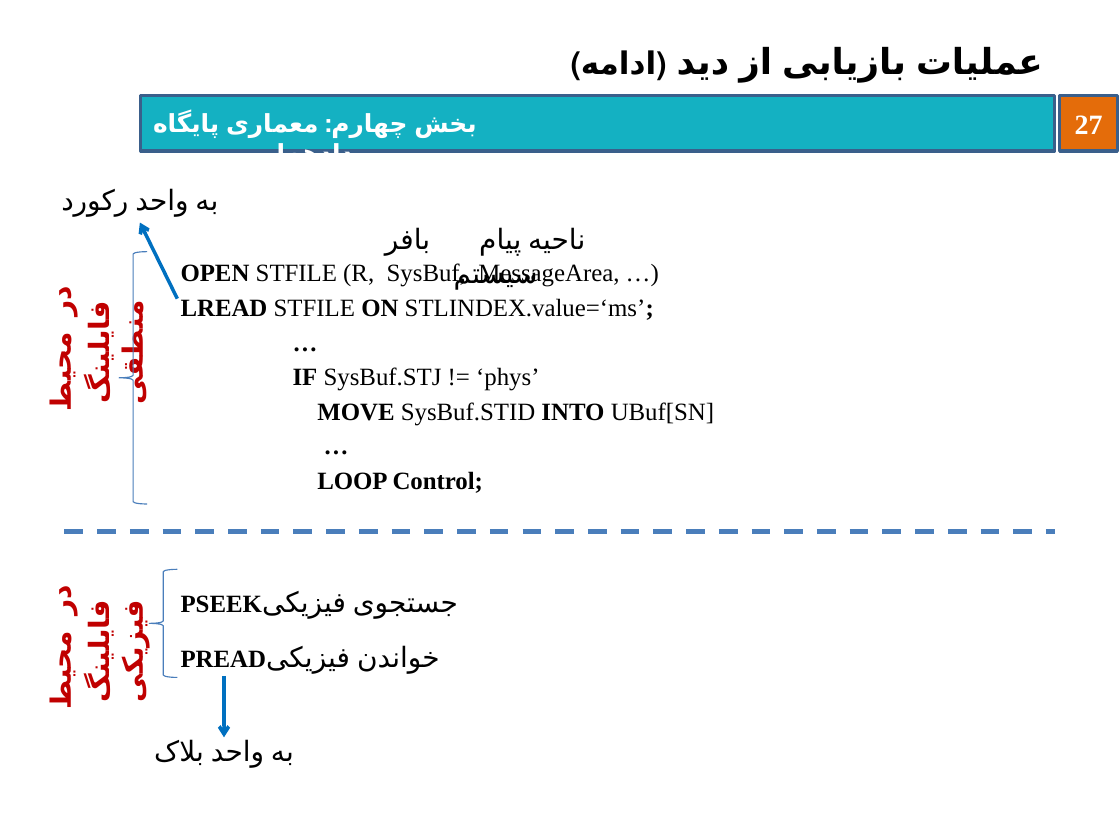
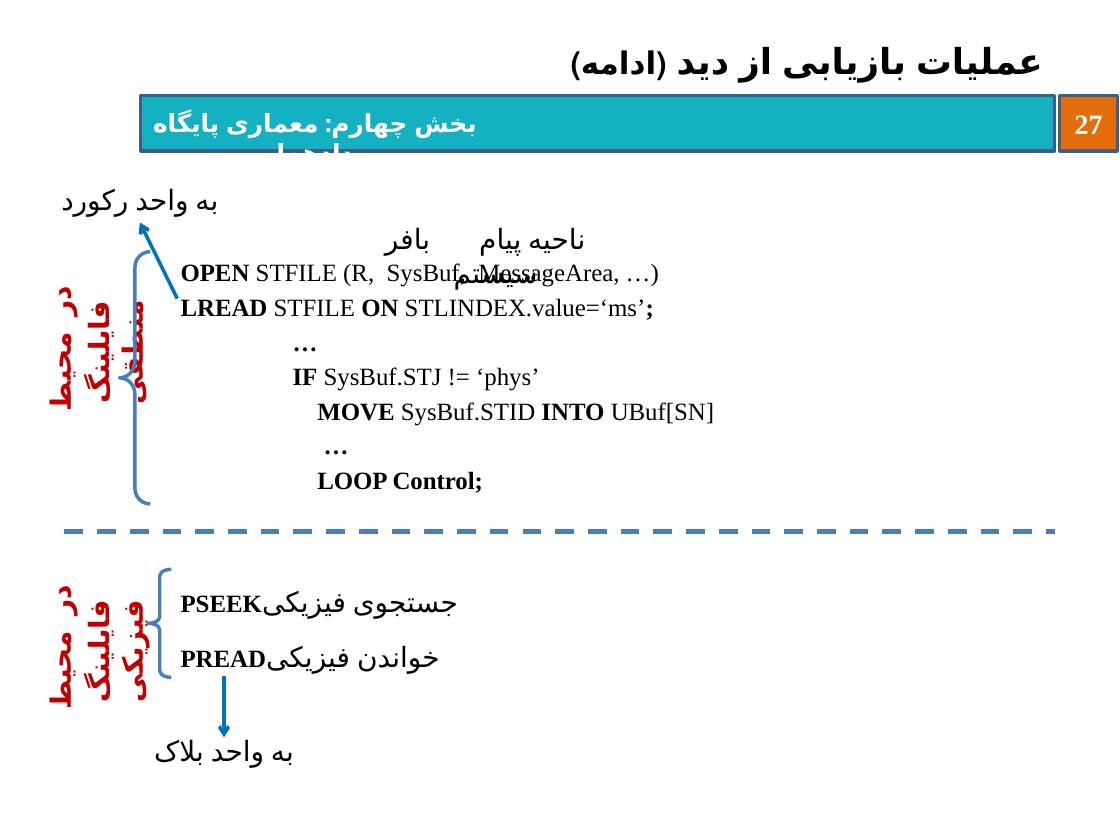
Before and after one commit to behnamhatami/DB-Slides, a slide deck: slide 27 of 4-DB-ArchitectureOfDBs.pptx. Drawn at 1120x840 pixels with LibreOffice and Linux fonts; fonts in the diff are those of the drawing; background and template pictures are left out. Boxes give left, top, right and bottom in pixels: in the first picture for what was removed or moved away, otherwise in the second. Text is boxed around its words. In the diff, an @@ line names an element or a change of style, - is before the commit and + after.

```diff
--- a/4-DB-ArchitectureOfDBs.pptx
+++ b/4-DB-ArchitectureOfDBs.pptx
@@ right brace: place and size @@
-right brace at (119,252,147,504)
+right brace at (120,252,151,504)
@@ right brace at (120,252,151,504): outline #4B7EBC 0.75 pt to #4B7EBC 2.25 pt; proportions changed @@
@@ right brace at (148,569,171,678): outline #4B7EBC 0.75 pt to #4B7EBC 2.25 pt; proportions changed @@
@@ right brace: place and size @@
-right brace at (149,569,177,678)
+right brace at (148,569,171,678)
```
Also in this commit, not shown: 9 other slides changed.
